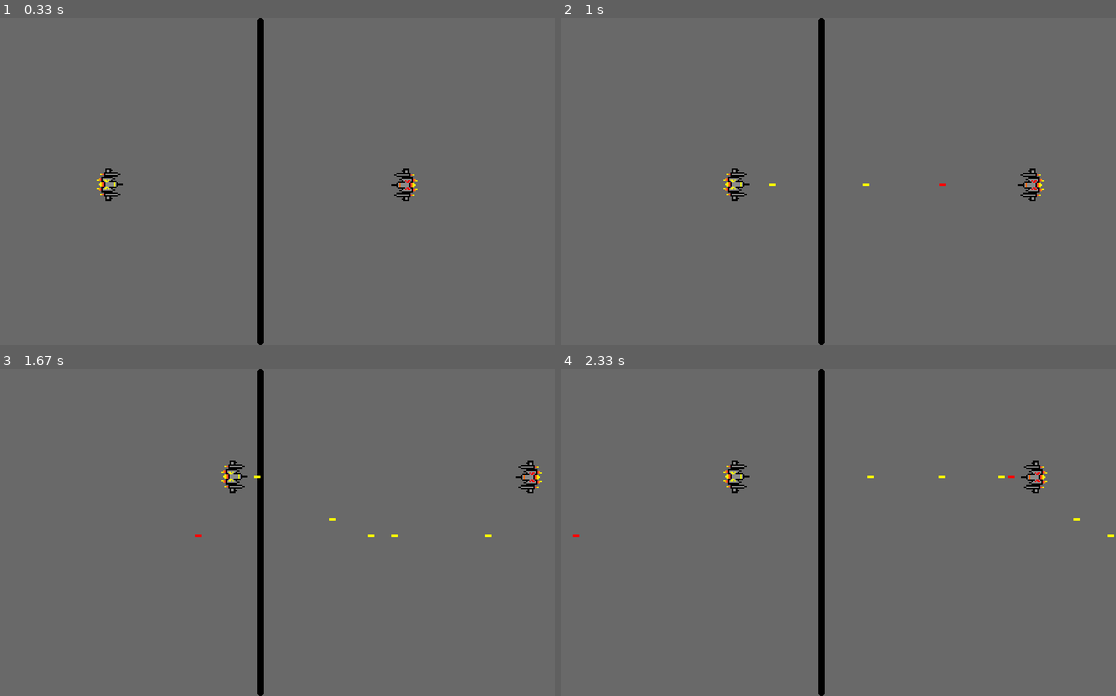
Above: before the commit, frames 1-4 (two rows, left to right).
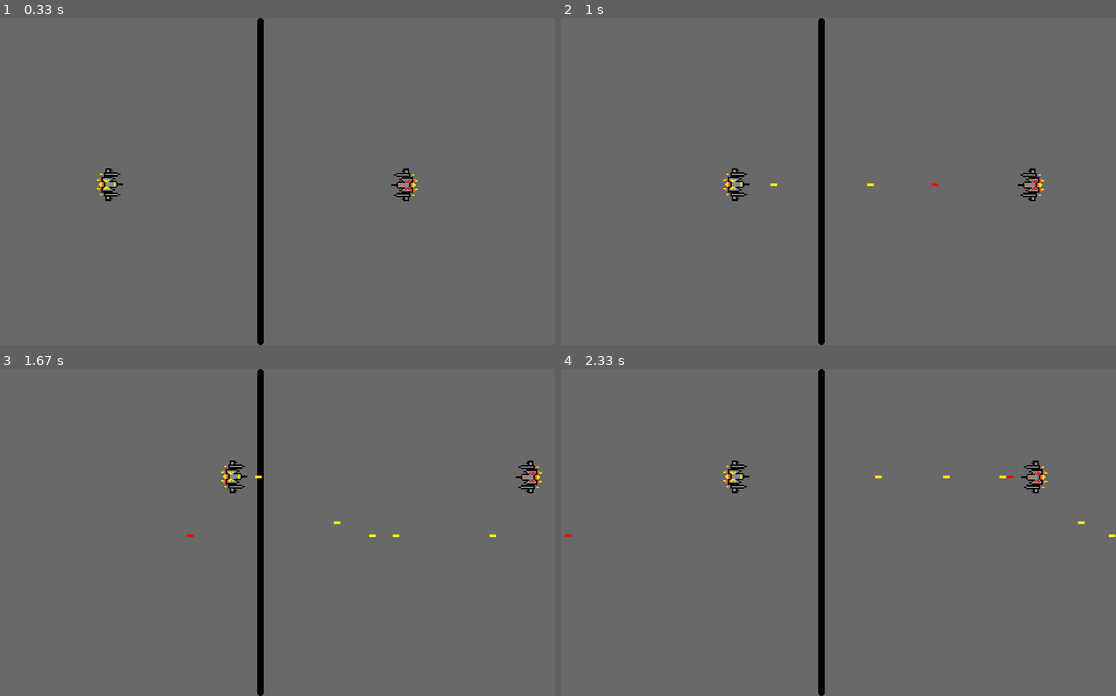
Above: after the commit, the same moments.

Repository: Specknz/SpaceContenders
Game: pygame game, started from main.py
Same seed, same stepped clock (60 frames per second), same inputs: the game is played once before the commit and once after it.
Inputs:
- Up to frame 1 (0.33 s): no input
- Up to frame 2 (1 s): tap Ctrl at 0.33, 0.73 s; hold Right from 0.67 s (still down); hold D from 0.67 s (still down); tap Right Ctrl at 0.82 s
- Up to frame 3 (1.67 s): tap Ctrl at 1.03, 1.23, 1.57 s; release Right at 1.13 s; release D at 1.13 s; hold Up 1.17-1.47 s; hold W 1.17-1.47 s; hold Right from 1.5 s (still down); hold D from 1.5 s (still down)
- Up to frame 4 (2.33 s): tap Ctrl at 1.87, 2.07 s; release Right at 1.97 s; release D at 1.97 s; hold Left from 2 s (still down); hold A from 2 s (still down); tap Right Ctrl at 2.15 s

Frame 1 is identical in both runs. In frame 2, less than 0.1% of the frame differs, in the area x 37-70%, y 50-52%; in frame 3, less than 0.1%; in frame 4, less than 0.1%, in the area x 0-100%, y 32-52%.

Commit message:
Refactoring

Diff:
--- a/Factories/ship_factory.py
+++ b/Factories/ship_factory.py
@@ -1,4 +1,4 @@
-from ship import Ship
+from Models.ship import Ship
 
 class ShipFactory:
 
--- /dev/null
+++ b/Models/bullet.py
@@ -0,0 +1,13 @@
+from Models.ship import Ship
+
+class Bullet:
+
+    BULLET_HEIGHT = 4
+    BULLET_WIDTH = 10
+
+    BULLET_MAX_AMOUNT = 6
+
+    BULLET_SPEED = Ship.SHIP_MOVEMENT_SPEED + 2
+
+    def __init__(self) -> None:
+        pass
--- a/ship.py
+++ b/Models/ship.py
@@ -1,35 +1,43 @@
 import os
 import pygame
-from ui_parameters import UIParameters
-from ship_parameters import ShipParameters
+from Models.ui import UI
+from control_schemes import ControlSchemes
 
 
 class Ship:
 
+    SHIP_WIDTH = 50
+    SHIP_HEIGHT = 40
+    SHIP_SIZE = (SHIP_WIDTH, SHIP_HEIGHT)
+    SHIP_MOVEMENT_SPEED = 5
+    SHIP_START_Y_LOC = (UI.WIN_HEIGHT/2) - (SHIP_HEIGHT/2)
+
+
     def __init__(self, image_path: str, spawn_side: str) -> None:
 
         self.spawn_side: str = spawn_side.lower()
-        self.control_scheme = self.__set_control_scheme()
+        self.control_scheme: dict = self._set_control_scheme()
 
-        self.ship_sprite: pygame.Surface = self.__load_sprite(image_path)
-        self.ship_rect: pygame.Rect = self.__load_rect()
+        self.ship_sprite: pygame.Surface = self._load_sprite(image_path)
+        self.ship_rect: pygame.Rect = self._load_rect()
+
         self.shot_bullets: list[pygame.Rect] = []
         self.health: int = 10
 
         if self.spawn_side == "left":
             self.color_text = "Yellow"
-            self.color_value = UIParameters.Colors.YELLOW
+            self.color_value = UI.Colors.YELLOW
 
         elif self.spawn_side == "right":
             self.color_text = "Red"
-            self.color_value = UIParameters.Colors.RED
+            self.color_value = UI.Colors.RED
 
 
     def __repr__(self) -> str:
         return f"{self.color_text} Spaceship"
 
 
-    def __load_sprite(self, image_path: str) -> pygame.Surface:
+    def _load_sprite(self, image_path: str) -> pygame.Surface:
 
         if self.spawn_side == "left":
             rotation = 90
@@ -41,31 +49,31 @@
             raise Exception(f'No valid spawn side argument given for {image_path}')
 
         sprite_loaded = pygame.image.load(os.path.join('Assets', image_path))
-        sprite_scaled = pygame.transform.scale(sprite_loaded, ShipParameters.SHIP_SIZE)
+        sprite_scaled = pygame.transform.scale(sprite_loaded, Ship.SHIP_SIZE)
         sprite_rotated = pygame.transform.rotate(sprite_scaled, rotation)
 
         return sprite_rotated
 
 
-    def __load_rect(self) -> pygame.Rect:
+    def _load_rect(self) -> pygame.Rect:
         if self.spawn_side == "left":
             amount = 0.25
 
         elif self.spawn_side == "right":
             amount = 0.75
 
-        ship_start_x_loc = (UIParameters.WIN_WIDTH*amount) - (ShipParameters.SHIP_WIDTH/2)
+        ship_start_x_loc = (UI.WIN_WIDTH*amount) - (Ship.SHIP_WIDTH/2)
 
         return pygame.Rect(
                 ship_start_x_loc,
-                ShipParameters.SHIP_START_Y_LOC,
-                ShipParameters.SHIP_WIDTH,
-                ShipParameters.SHIP_HEIGHT)
+                Ship.SHIP_START_Y_LOC,
+                Ship.SHIP_WIDTH,
+                Ship.SHIP_HEIGHT)
 
 
-    def __set_control_scheme(self) -> dict:
+    def _set_control_scheme(self) -> dict:
         if self.spawn_side == "left":
-            return ShipParameters.LEFT_CONTROLS
+            return ControlSchemes.LEFT_CONTROLS
 
         elif self.spawn_side == "right":
-            return ShipParameters.RIGHT_CONTROLS
+            return ControlSchemes.RIGHT_CONTROLS
--- /dev/null
+++ b/Models/ui.py
@@ -0,0 +1,65 @@
+import pygame
+
+class UI:
+
+    class Colors:
+        BLACK = (0, 0, 0)
+        WHITE = (255, 255, 255)
+        GREY = (105,105,105)
+
+        RED = (255,0,0)
+        GREEN = (0, 255, 0)
+        BLUE = (0, 0, 255)
+
+        YELLOW = (255,255,0)
+
+    WIN_WIDTH = 900
+    WIN_HEIGHT = 500
+    WIN_BACKGROUND_COLOR = Colors.GREY
+
+    CENTER_LINE_WIDTH = 10
+    CENTER_LINE = pygame.Rect(
+        (WIN_WIDTH/2)-(CENTER_LINE_WIDTH/2),
+        0,
+        CENTER_LINE_WIDTH,
+        WIN_HEIGHT)
+
+    def __init__(self, pyg: pygame, ships) -> None:
+        self._pyg = pyg
+
+        self._ships = ships
+
+        self._window = self._pyg.display.set_mode(size=(self.WIN_WIDTH, self.WIN_HEIGHT))
+
+    def draw_window(self) -> None:
+        self._draw_background()
+        self._draw_center_line()
+        self._draw_bullets()
+        self._draw_ships()
+        pygame.display.update()
+
+
+    def _draw_background(self):
+        self._window.fill(color = self.WIN_BACKGROUND_COLOR)
+
+
+    def _draw_center_line(self):
+        self._pyg.draw.rect(
+            surface = self._window,
+            color = self.Colors.BLACK,
+            rect = self.CENTER_LINE,
+            border_radius = 100)
+
+
+    def _draw_bullets(self):
+            for ship in self._ships:
+                for bullet in ship.shot_bullets:
+                    self._pyg.draw.rect(
+                        surface = self._window,
+                        color = ship.color_value,
+                        rect = bullet)
+
+
+    def _draw_ships(self):
+        for ship in self._ships:
+            self._window.blit(ship.ship_sprite, (ship.ship_rect.x, ship.ship_rect.y))
--- a/ship_parameters.py
+++ b/control_schemes.py
@@ -1,23 +1,6 @@
 import pygame
-from ui_parameters import UIParameters
 
-class ShipParameters:
-
-    SHIP_WIDTH = 50
-    SHIP_HEIGHT = 40
-
-    SHIP_SIZE = (SHIP_WIDTH, SHIP_HEIGHT)
-
-    SHIP_MOVEMENT_SPEED = 5
-
-    SHIP_START_Y_LOC = (UIParameters.WIN_HEIGHT/2) - (SHIP_HEIGHT/2)
-
-    BULLET_HEIGHT = 4
-    BULLET_WIDTH = 10
-
-    BULLET_MAX_AMOUNT = 6
-
-    BULLET_SPEED = SHIP_MOVEMENT_SPEED + 2
+class ControlSchemes:
 
     LEFT_CONTROLS = {
                 "LEFT": pygame.K_a,
--- a/event_handler.py
+++ b/event_handler.py
@@ -1,30 +1,35 @@
 import pygame
-from ship import Ship
 import ship_logic
+from Stores.ships_store import ShipsStore
 
 
-def check_events(pyg: pygame, ships: list[Ship]) -> None:
+class EventHandler:
 
-    for event in pyg.event.get():
-
-            check_player_quit(pyg, event)
-
-            check_ship_shot(event, pyg, ships)
+    def __init__(self, pyg: pygame, ships_store: ShipsStore):
+        self._pyg: pygame = pyg
+        self._ships_store: ShipsStore = ships_store
 
 
-def check_player_quit(pyg, event):
-    if event.type == pyg.QUIT:
-        pyg.quit()
+    def check_events(self) -> None:
+        for event in self._pyg.event.get():
+                self._check_player_quit(event)
+                self._check_ship_shot(event)
 
 
-def check_ship_shot(event, pyg, ships):
-    if keydown_pressed(event, pyg) and shoot_pressed(event, pyg):
-        ship_logic.shoot_ships(ships=ships, key_pressed=event.key)
+    def _check_player_quit(self, event) -> None:
+        if event.type == self._pyg.QUIT:
+            self._pyg.quit()
 
 
-def keydown_pressed(event, pyg):
-    return event.type == pyg.KEYDOWN
+    def _check_ship_shot(self, event) -> None:
+        if self._keydown_pressed(event):
+            if self._shoot_pressed(event):
+                ship_logic.shoot_ships(self._ships_store.ships, event.key)
 
 
-def shoot_pressed(event, pyg):
-    return event.key == pyg.K_LCTRL or event.key == pyg.K_RCTRL
+    def _keydown_pressed(self, event) -> bool:
+        return event.type == self._pyg.KEYDOWN
+
+
+    def _shoot_pressed(self, event) -> bool:
+        return event.key == self._pyg.K_LCTRL or event.key == self._pyg.K_RCTRL
--- a/main.py
+++ b/main.py
@@ -1,9 +1,9 @@
 import pygame
-import event_handler
-import ui_logic
+from Models.ui import UI
 import ship_logic
+from event_handler import EventHandler
 from Settings.settings_manager import SettingsManager
-from ships_store import ShipsStore
+from Stores.ships_store import ShipsStore
 
 
 def main():
@@ -12,21 +12,25 @@
 
     settings = SettingsManager()
     ships_store = ShipsStore()
+    even_handler = EventHandler(pyg, ships_store)
+    ui = UI(pyg, ships_store.ships)
 
     clock = pyg.time.Clock()
 
     game_running = True
 
     while game_running:
-        event_handler.check_events(pyg=pyg, ships=ships_store.ships)
+
+        ui.draw_window()
 
         clock.tick(settings.fps)
+
+        even_handler.check_events()
 
         ship_logic.move_bullets(ships=ships_store.ships)
 
         ship_logic.move_ships(ships=ships_store.ships, keys_pressed=pyg.key.get_pressed())
 
-        ui_logic.draw_window(ships=ships_store.ships, pyg=pyg)
 
 
 if __name__ == "__main__":
--- a/ship_logic.py
+++ b/ship_logic.py
@@ -1,53 +1,53 @@
 import pygame
-from ship import Ship
-from ship_parameters import ShipParameters
-from ui_parameters import UIParameters
+from Models.bullet import Bullet
+from Models.ship import Ship
+from Models.ui import UI
 
 
 def move_ships(ships: list[Ship], keys_pressed) -> None:
 
     for ship in ships:
         # Move Ship LEFT
-        if keys_pressed[ship.control_scheme["LEFT"]] and (ship.ship_rect.x - ShipParameters.SHIP_MOVEMENT_SPEED) > 0:
+        if keys_pressed[ship.control_scheme["LEFT"]] and (ship.ship_rect.x - Ship.SHIP_MOVEMENT_SPEED) > 0:
 
             if ship.spawn_side == "left":
-                ship.ship_rect.x -= ShipParameters.SHIP_MOVEMENT_SPEED
+                ship.ship_rect.x -= Ship.SHIP_MOVEMENT_SPEED
 
-            elif ship.ship_rect.x - ShipParameters.SHIP_MOVEMENT_SPEED > UIParameters.CENTER_LINE.x + UIParameters.CENTER_LINE_WIDTH:
-                ship.ship_rect.x -= ShipParameters.SHIP_MOVEMENT_SPEED
+            elif ship.ship_rect.x - Ship.SHIP_MOVEMENT_SPEED > UI.CENTER_LINE.x + UI.CENTER_LINE_WIDTH:
+                ship.ship_rect.x -= Ship.SHIP_MOVEMENT_SPEED
 
         # Move Ship RIGHT
-        if keys_pressed[ship.control_scheme["RIGHT"]] and (ship.ship_rect.x + ShipParameters.SHIP_MOVEMENT_SPEED) + ShipParameters.SHIP_HEIGHT < UIParameters.WIN_WIDTH:
+        if keys_pressed[ship.control_scheme["RIGHT"]] and (ship.ship_rect.x + Ship.SHIP_MOVEMENT_SPEED) + Ship.SHIP_HEIGHT < UI.WIN_WIDTH:
 
             if ship.spawn_side == "right":
-                ship.ship_rect.x += ShipParameters.SHIP_MOVEMENT_SPEED
+                ship.ship_rect.x += Ship.SHIP_MOVEMENT_SPEED
 
-            elif ship.ship_rect.x + ShipParameters.SHIP_MOVEMENT_SPEED < UIParameters.CENTER_LINE.x - ShipParameters.SHIP_HEIGHT:
-                ship.ship_rect.x += ShipParameters.SHIP_MOVEMENT_SPEED
+            elif ship.ship_rect.x + Ship.SHIP_MOVEMENT_SPEED < UI.CENTER_LINE.x - Ship.SHIP_HEIGHT:
+                ship.ship_rect.x += Ship.SHIP_MOVEMENT_SPEED
 
 
         # Move Ship UP
-        if keys_pressed[ship.control_scheme["UP"]] and (ship.ship_rect.y - ShipParameters.SHIP_MOVEMENT_SPEED) > 0:
-            ship.ship_rect.y -= ShipParameters.SHIP_MOVEMENT_SPEED
+        if keys_pressed[ship.control_scheme["UP"]] and (ship.ship_rect.y - Ship.SHIP_MOVEMENT_SPEED) > 0:
+            ship.ship_rect.y -= Ship.SHIP_MOVEMENT_SPEED
 
-        if keys_pressed[ship.control_scheme["DOWN"]] and (ship.ship_rect.y + ShipParameters.SHIP_MOVEMENT_SPEED) + ShipParameters.SHIP_WIDTH < UIParameters.WIN_HEIGHT:
-            ship.ship_rect.y += ShipParameters.SHIP_MOVEMENT_SPEED
+        if keys_pressed[ship.control_scheme["DOWN"]] and (ship.ship_rect.y + Ship.SHIP_MOVEMENT_SPEED) + Ship.SHIP_WIDTH < UI.WIN_HEIGHT:
+            ship.ship_rect.y += Ship.SHIP_MOVEMENT_SPEED
 
 
 def shoot_ships(ships: list[Ship], key_pressed):
 
     for ship in ships:
-        if key_pressed == ship.control_scheme["SHOOT"] and len(ship.shot_bullets) < ShipParameters.BULLET_MAX_AMOUNT:
+        if key_pressed == ship.control_scheme["SHOOT"] and len(ship.shot_bullets) < Bullet.BULLET_MAX_AMOUNT:
 
             if ship.spawn_side == "left":
-                x = ship.ship_rect.x + ShipParameters.SHIP_HEIGHT
-                y = ship.ship_rect.y + (ShipParameters.SHIP_WIDTH/2) - (ShipParameters.BULLET_HEIGHT/2)
+                x = ship.ship_rect.x + Ship.SHIP_HEIGHT
+                y = ship.ship_rect.y + (Ship.SHIP_WIDTH/2) - (Bullet.BULLET_HEIGHT/2)
 
             if ship.spawn_side == "right":
                 x = ship.ship_rect.x
-                y = ship.ship_rect.y + (ShipParameters.SHIP_WIDTH/2) - (ShipParameters.BULLET_HEIGHT/2)
+                y = ship.ship_rect.y + (Ship.SHIP_WIDTH/2) - (Bullet.BULLET_HEIGHT/2)
 
-            bullet = pygame.Rect(x, y, ShipParameters.BULLET_WIDTH, ShipParameters.BULLET_HEIGHT)
+            bullet = pygame.Rect(x, y, Bullet.BULLET_WIDTH, Bullet.BULLET_HEIGHT)
 
             ship.shot_bullets.append(bullet)
 
@@ -55,19 +55,19 @@
 def move_bullets(ships: list[Ship]):
 
     def __check_bullet_wall_collision() -> None:
-        if bullet.x < 0 or (bullet.x + ShipParameters.BULLET_WIDTH) >= UIParameters.WIN_WIDTH:
+        if bullet.x < 0 or (bullet.x + Bullet.BULLET_WIDTH) >= UI.WIN_WIDTH:
             ship.shot_bullets.remove(bullet)
 
     def __check_bullet_player_collision() -> None:
         if ship.spawn_side == "left":
-            if (bullet.x + ShipParameters.BULLET_WIDTH) >= enemy_ship.ship_rect.x and bullet.x <= (enemy_ship.ship_rect.x + ShipParameters.SHIP_HEIGHT):
-                if bullet.y >= enemy_ship.ship_rect.y and bullet.y <= (enemy_ship.ship_rect.y + ShipParameters.SHIP_WIDTH):
+            if (bullet.x + Bullet.BULLET_WIDTH) >= enemy_ship.ship_rect.x and bullet.x <= (enemy_ship.ship_rect.x + Ship.SHIP_HEIGHT):
+                if bullet.y >= enemy_ship.ship_rect.y and bullet.y <= (enemy_ship.ship_rect.y + Ship.SHIP_WIDTH):
                     enemy_ship.health -= 1
                     ship.shot_bullets.remove(bullet)
 
         if ship.spawn_side == "right":
-            if bullet.x >= enemy_ship.ship_rect.x and bullet.x <= (enemy_ship.ship_rect.x + ShipParameters.SHIP_HEIGHT):
-                if bullet.y >= enemy_ship.ship_rect.y and bullet.y <= (enemy_ship.ship_rect.y + ShipParameters.SHIP_WIDTH):
+            if bullet.x >= enemy_ship.ship_rect.x and bullet.x <= (enemy_ship.ship_rect.x + Ship.SHIP_HEIGHT):
+                if bullet.y >= enemy_ship.ship_rect.y and bullet.y <= (enemy_ship.ship_rect.y + Ship.SHIP_WIDTH):
                     enemy_ship.health -= 1
                     ship.shot_bullets.remove(bullet)
 
@@ -80,10 +80,10 @@
         for bullet in ship.shot_bullets:
 
             if ship.spawn_side == "left":
-                bullet.x += ShipParameters.BULLET_SPEED
+                bullet.x += Bullet.BULLET_SPEED
 
             if ship.spawn_side == "right":
-                bullet.x -= ShipParameters.BULLET_SPEED
+                bullet.x -= Bullet.BULLET_SPEED
 
             __check_bullet_wall_collision()
             __check_bullet_player_collision()
--- a/ui_logic.py
+++ /dev/null
@@ -1,32 +0,0 @@
-import pygame
-from ui_parameters import UIParameters
-from ship import Ship
-
-
-def draw_window(ships: list[Ship], pyg: pygame) -> None:
-
-        def __draw_bullets():
-            for ship in ships:
-                for bullet in ship.shot_bullets:
-                    pyg.draw.rect(surface=UIParameters.WIN, color=ship.color_value, rect=bullet)
-
-        def __draw_ships():
-            for ship in ships:
-                UIParameters.WIN.blit(ship.ship_sprite, (ship.ship_rect.x, ship.ship_rect.y))
-
-        # BACKGROUND
-        UIParameters.WIN.fill(color=UIParameters.WIN_BACKGROUND_COLOR)
-
-        # CENTER LINE
-        pyg.draw.rect(surface=UIParameters.WIN, color=UIParameters.Colors.BLACK, rect=UIParameters.CENTER_LINE, border_radius=100)
-
-        # BULLETS
-        __draw_bullets()
-
-        # SHIPS
-        __draw_ships()
-
-        # SCOREBOARD
-
-        # Update / Refresh / Redraw Display
-        pygame.display.update()
--- a/ui_parameters.py
+++ /dev/null
@@ -1,29 +0,0 @@
-import pygame
-
-class UIParameters:
-
-    class Colors:
-        BLACK = (0, 0, 0)
-        WHITE = (255, 255, 255)
-        GREY = (105,105,105)
-
-        RED = (255,0,0)
-        GREEN = (0, 255, 0)
-        BLUE = (0, 0, 255)
-
-        YELLOW = (255,255,0)
-
-    WIN_WIDTH = 900
-    WIN_HEIGHT = 500
-    WIN_BACKGROUND_COLOR = Colors.GREY
-
-    CENTER_LINE_WIDTH = 10
-    CENTER_LINE = pygame.Rect(
-        (WIN_WIDTH/2)-(CENTER_LINE_WIDTH/2),
-        0,
-        CENTER_LINE_WIDTH,
-        WIN_HEIGHT)
-
-    WIN = pygame.display.set_mode(size=(WIN_WIDTH, WIN_HEIGHT))
-
-    pygame.display.set_caption("My First PyGame")
Renamed: ships_store.py -> Stores/ships_store.py
